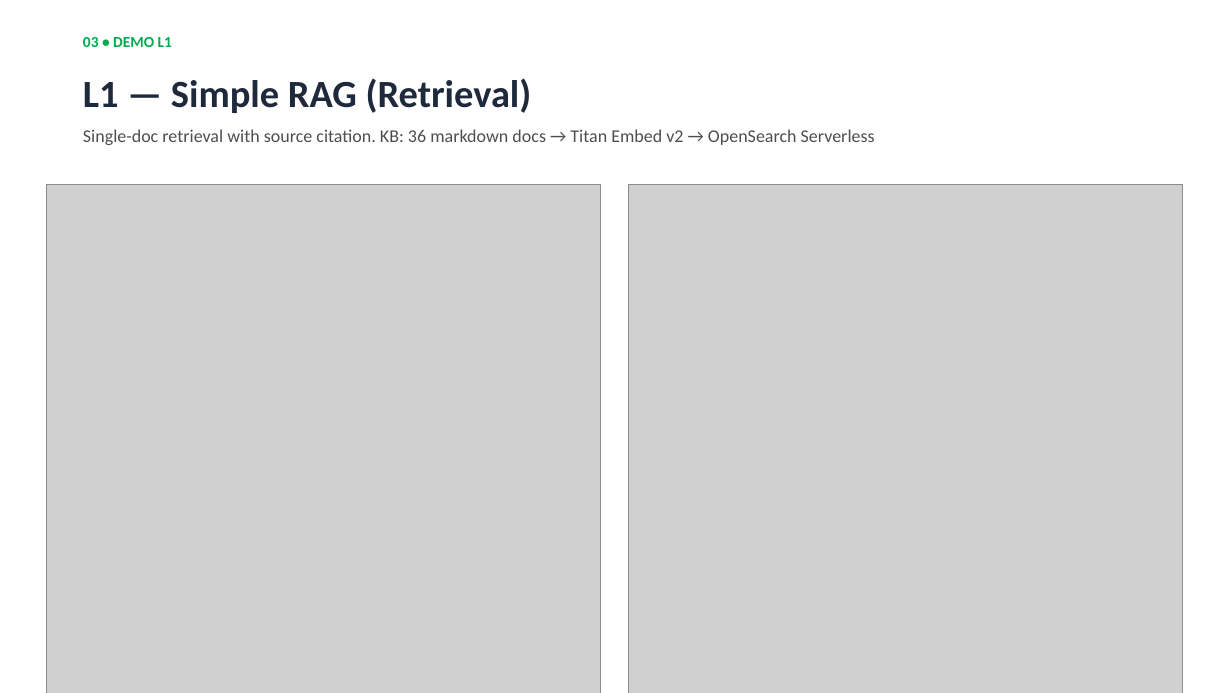
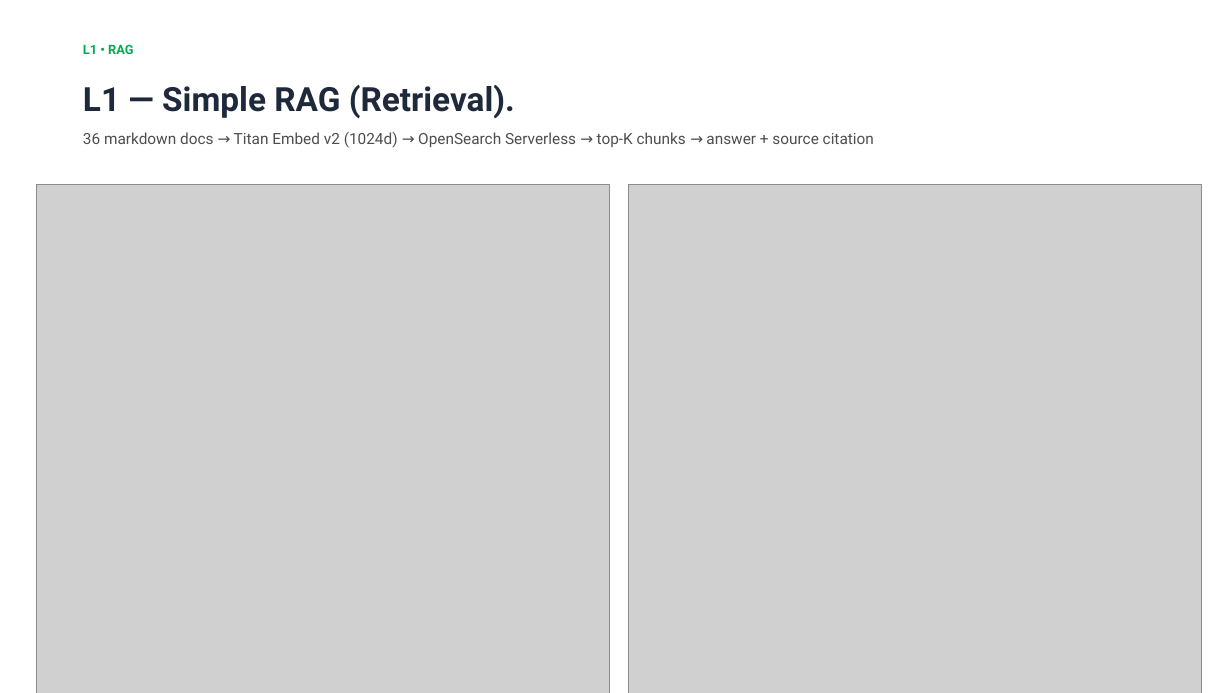
Before and after one commit to NguyenHuuDinh135/G9-W4, a slide deck: slide 9 of slides/W4_presentation.pptx (slide 7 before the commit). Drawn at 1232x693 pixels with LibreOffice and Linux fonts; fonts in the diff are those of the drawing; grey boxes stand for pictures. Boxes give left, top, right and bottom in pixels: in the first picture for what was removed or moved away, otherwise in the second. Text is boxed around its words. In the diff, an @@ line names an element or a change of style, - is before the commit and + after.

```diff
--- a/slides/W4_presentation.pptx
+++ b/slides/W4_presentation.pptx
@@ text at <box>83,44,133,54</box>: text changed; size 12 to 10 pt; font Calibri to Roboto @@
-03 • DEMO L1
+L1 • RAG
@@ text at <box>83,85,515,119</box>: text changed; size 30 to 26 pt; font Calibri to Roboto @@
-L1 — Simple RAG (Retrieval)
+L1 — Simple RAG (Retrieval).
@@ text at <box>83,132,874,147</box>: text changed; size 14 to 12 pt; font Calibri to Roboto @@
-Single-doc retrieval with source citation. KB: 36 markdown docs → Titan Embed v2 → OpenSearch Serverless
+36 markdown docs → Titan Embed v2 (1024d) → OpenSearch Serverless → top-K chunks → answer + source citation
@@ picture: place and size @@
-picture at <box>46,185,601,693</box>
+picture at <box>37,185,610,693</box>
@@ picture: place and size @@
-picture at <box>628,185,1183,693</box>
+picture at <box>628,185,1202,693</box>
```
Also in this commit, not shown: 13 other slides changed, 2 slides added, 1 other file.
